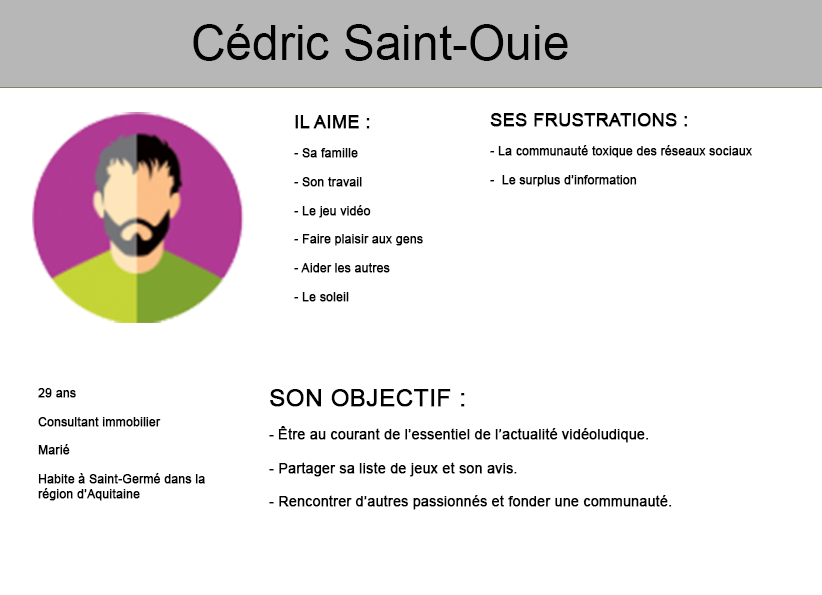
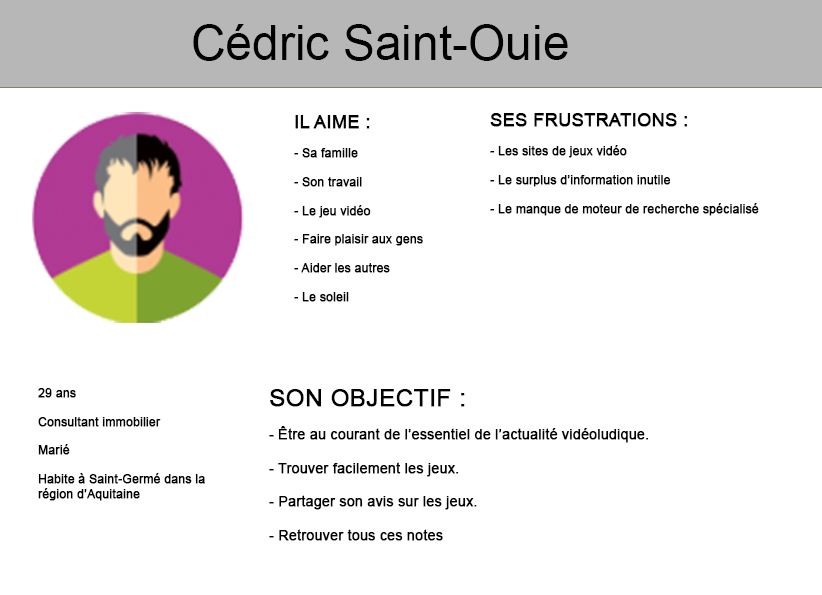
Before/after of a 822 x 595 layered artwork. What changed in the layer stack:
painted on "SON OBJECTIF : - Être au courant de l’essentiel de l’actualité" over bbox(269, 462, 672, 541)
renamed "SES FRUSTRATIONS : - La communauté toxique des réseaux sociaux" to "SES FRUSTRATIONS : - Les sites de jeux vidéo - Le surplus d’i", painted on it over bbox(490, 145, 759, 216)
